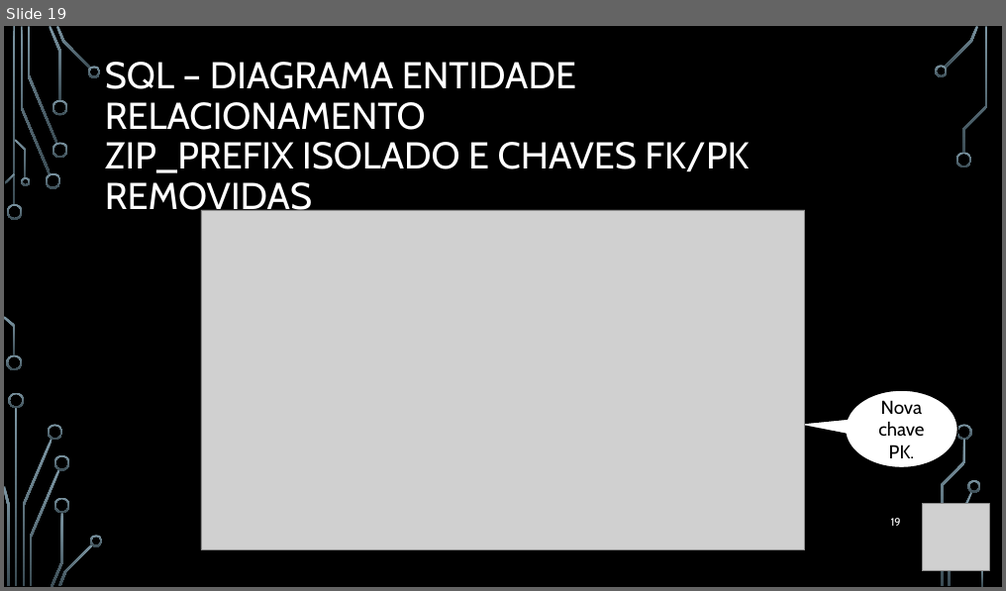
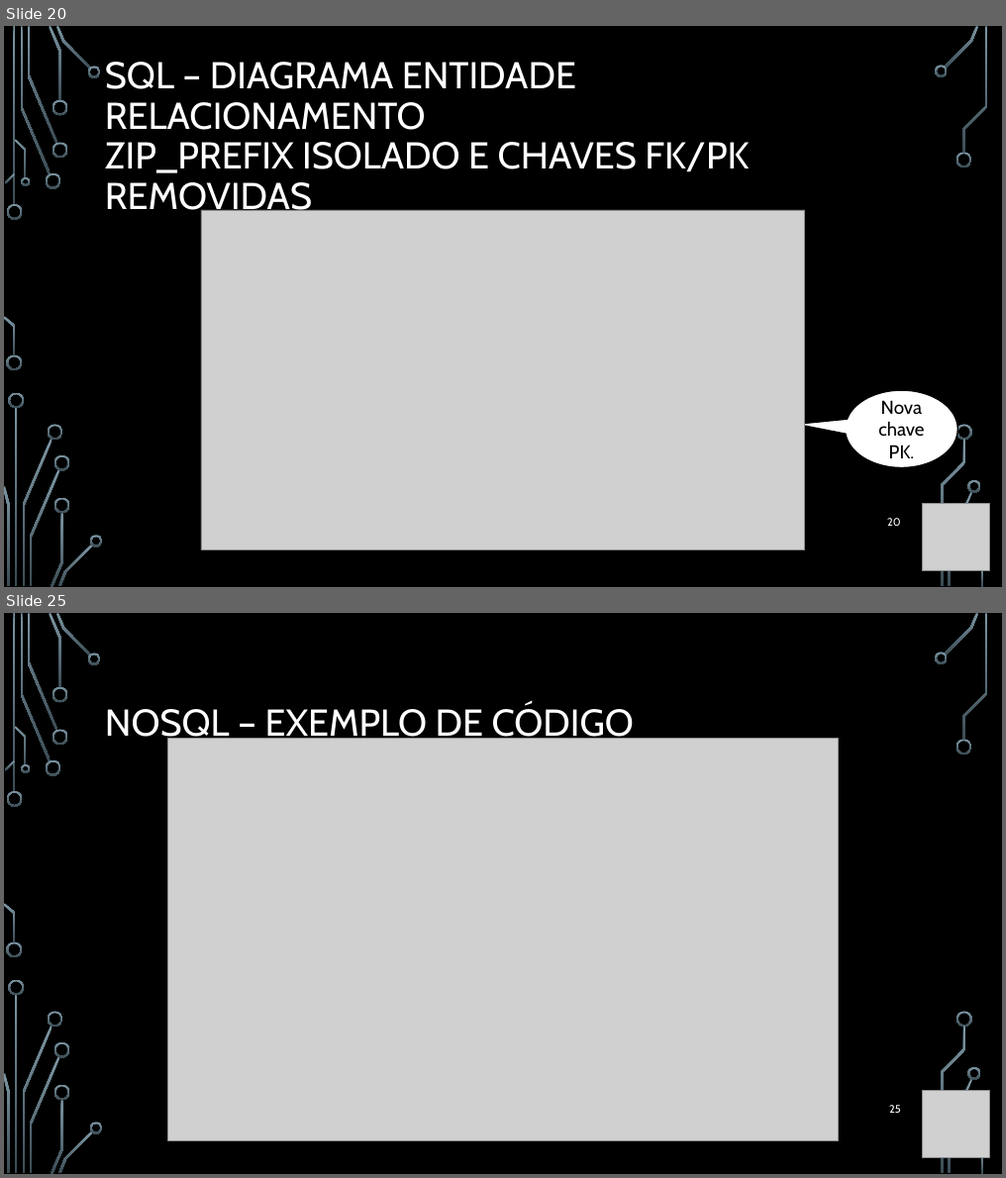
Before and after one commit to WilianCavassin/DataEngineer_Olist, a slide deck: Presentations/Work at olist [Autosaved].pptx. Shown one above the other, each under a label of ours: slide 19 before the commit, slides 20 and 25 after it; the slides between them are not shown. The pictures are 1006x591 and 1006x1178 pixels, drawn with LibreOffice and Linux fonts; fonts in the diff are those of the drawing; grey boxes stand for pictures; background and template pictures are left out. Boxes give left, top, right and bottom in pixels: in the first picture for what was removed or moved away, otherwise in the second. Text is boxed around its words. In the diff, an @@ line names an element or a change of style, - is before the commit and + after.

Commit message:
Inserção de API e código de teste

```diff
--- a/Presentations/Work at olist [Autosaved].pptx
+++ b/Presentations/Work at olist [Autosaved].pptx
@@ slide 25 added at [4,613,1002,1174], background picture (left out); not listed: 36 template elements that a slide beside it also shows @@
@@ title added at [105,704,634,745], 36 pt, text #FFFFFF @@
+NOSQL – EXEMPLO DE CÓDIGO
@@ picture added at [168,738,838,1142] @@
@@ page number added at [889,1105,901,1113], 10.5 pt, text #FFFFFF @@
+25
@@ picture added at [922,1091,989,1158] @@
@@ what was slide 19 is now slide 20 @@
@@ page number at [887,518,901,526]: text changed @@
-19
+20
```
Also in this commit, not shown: 10 slides changed, 4 other slides added, 3 slides removed, 7 other files.
